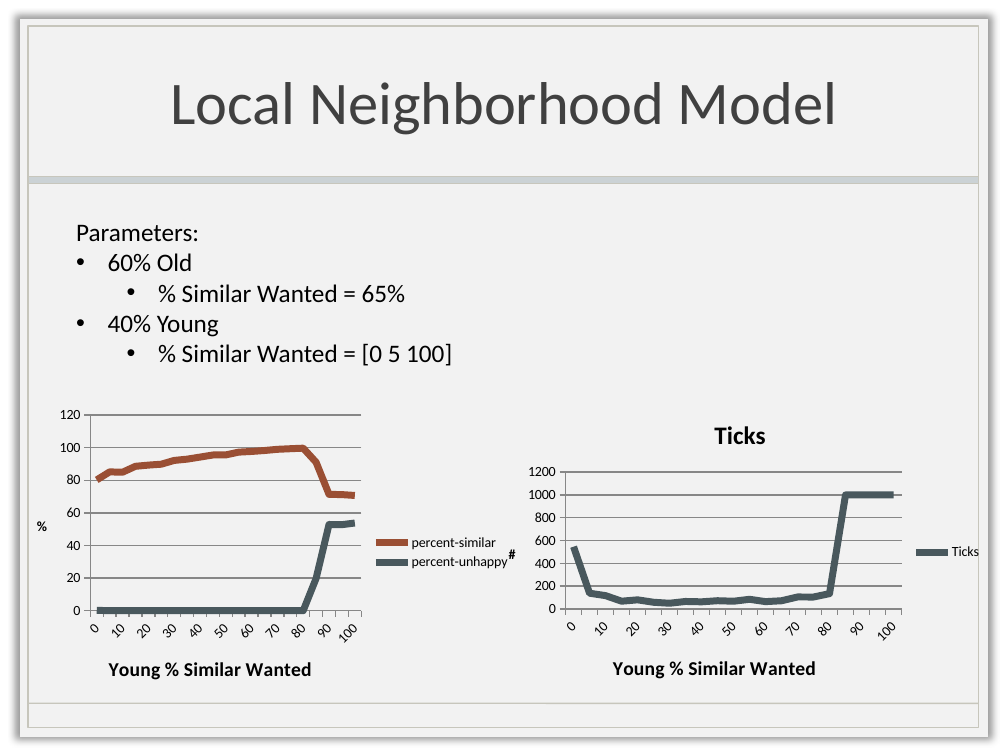
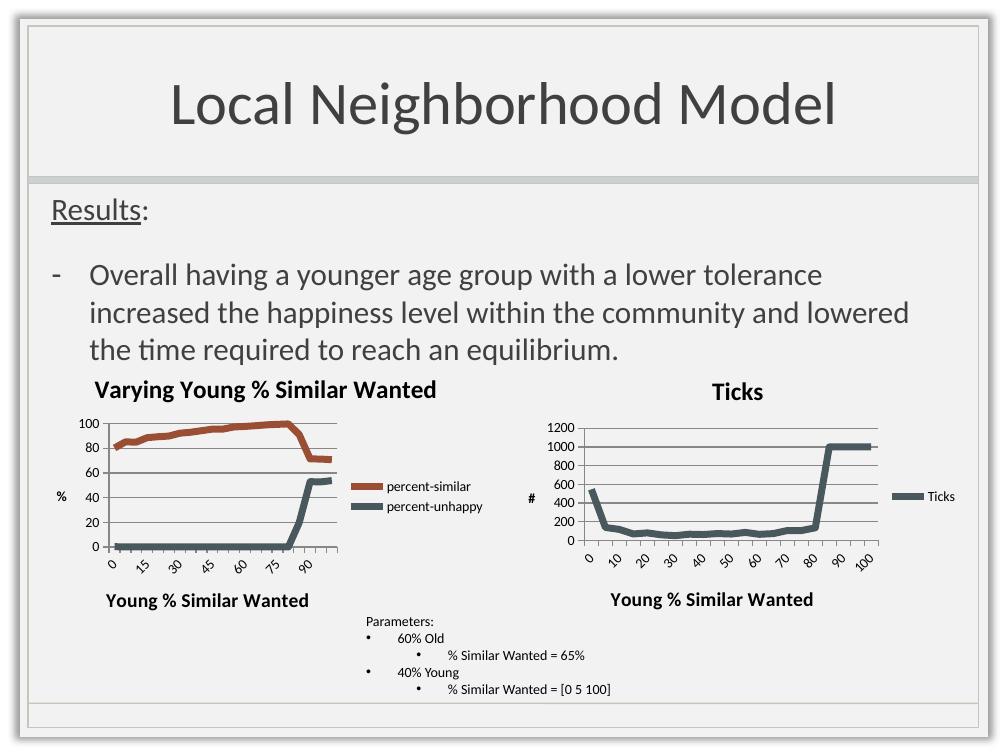
Before and after one commit to chathika/CAP6675HW2, a slide deck: slide 4 of CAP6675_HW2_Presentation.pptx. Drawn at 1008x756 pixels with LibreOffice and Linux fonts; fonts in the diff are those of the drawing; background and template pictures are left out. Boxes give left, top, right and bottom in pixels: in the first picture for what was removed or moved away, otherwise in the second. Text is boxed around its words. In the diff, an @@ line names an element or a change of style, - is before the commit and + after.

Commit message:
Updating slides.

```diff
--- a/CAP6675_HW2_Presentation.pptx
+++ b/CAP6675_HW2_Presentation.pptx
@@ text added at [51, 198, 910, 365], 22.2 pt, text #404040 @@
+Results:
+– Overall having a younger age group with a lower tolerance increased the happiness level within the community and lowered the time required to reach an equilibrium.
@@ line chart at [36, 359, 496, 634] @@
@@ title "Varying Young % Similar Wanted" added @@
@@ value axis changed @@
@@ line chart: place and size @@
-line chart at [16, 401, 520, 704]
+line chart at [36, 359, 496, 634]
@@ line chart: place and size @@
-line chart at [488, 401, 992, 704]
+line chart at [508, 358, 968, 634]
@@ text "Parameters:": place and size @@
-text "Parameters:" at [76, 224, 452, 366]
+text "Parameters:" at [366, 617, 611, 696]
@@ text "Parameters:" at [366, 617, 611, 696]: size 18 to 10 pt @@
```
